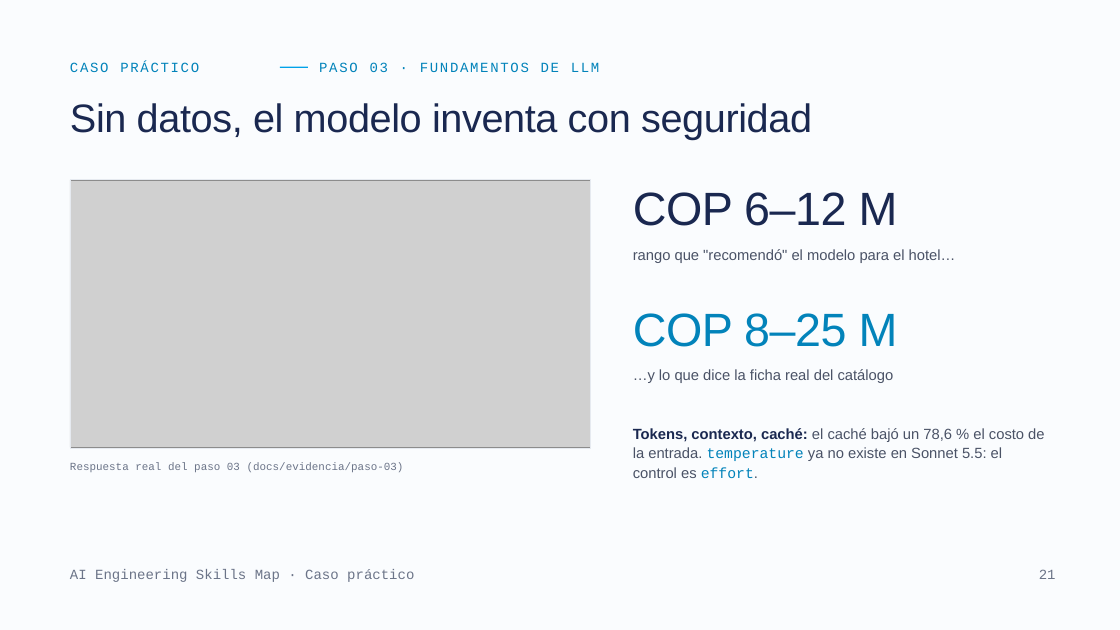
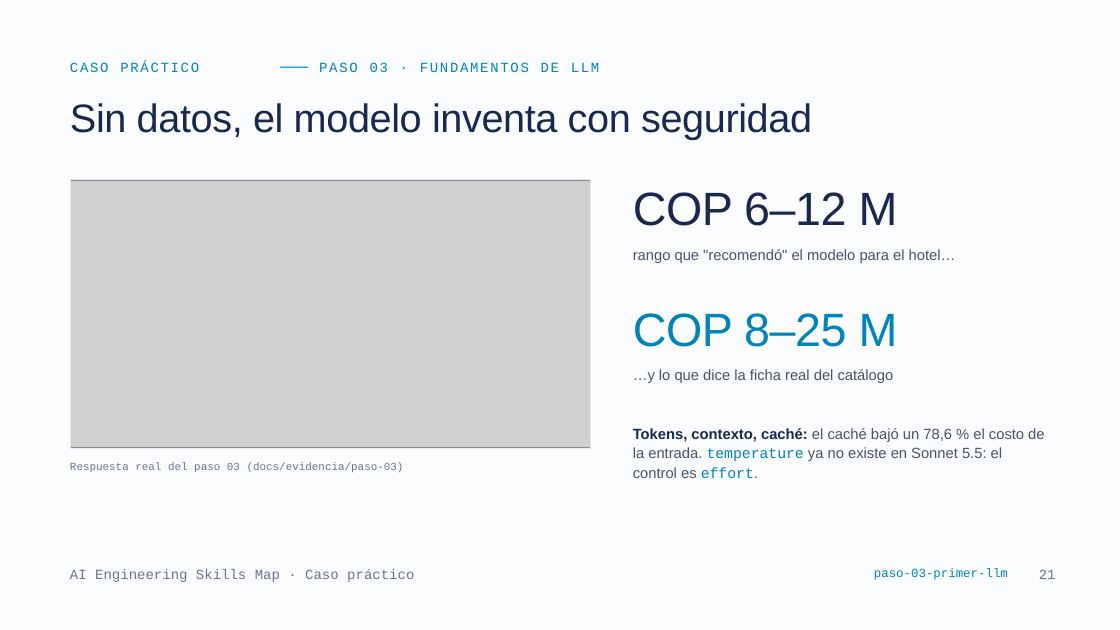
Before and after one commit to FutureTales/ai-engineering-demo, a slide deck: slide 21 of presentacion/AI_Engineering_Skills_Caso_Practico.pptx. Drawn at 1120x630 pixels with LibreOffice and Linux fonts; fonts in the diff are those of the drawing; grey boxes stand for pictures. Boxes give left, top, right and bottom in pixels: in the first picture for what was removed or moved away, otherwise in the second. Text is boxed around its words. In the diff, an @@ line names an element or a change of style, - is before the commit and + after.

```diff
--- a/presentacion/AI_Engineering_Skills_Caso_Practico.pptx
+++ b/presentacion/AI_Engineering_Skills_Caso_Practico.pptx
@@ text added at (874,568,1008,580), 16 pt, text #0283BA @@
+paso-03-primer-llm
```
Also in this commit, not shown: 8 other slides changed, 17 other files.
